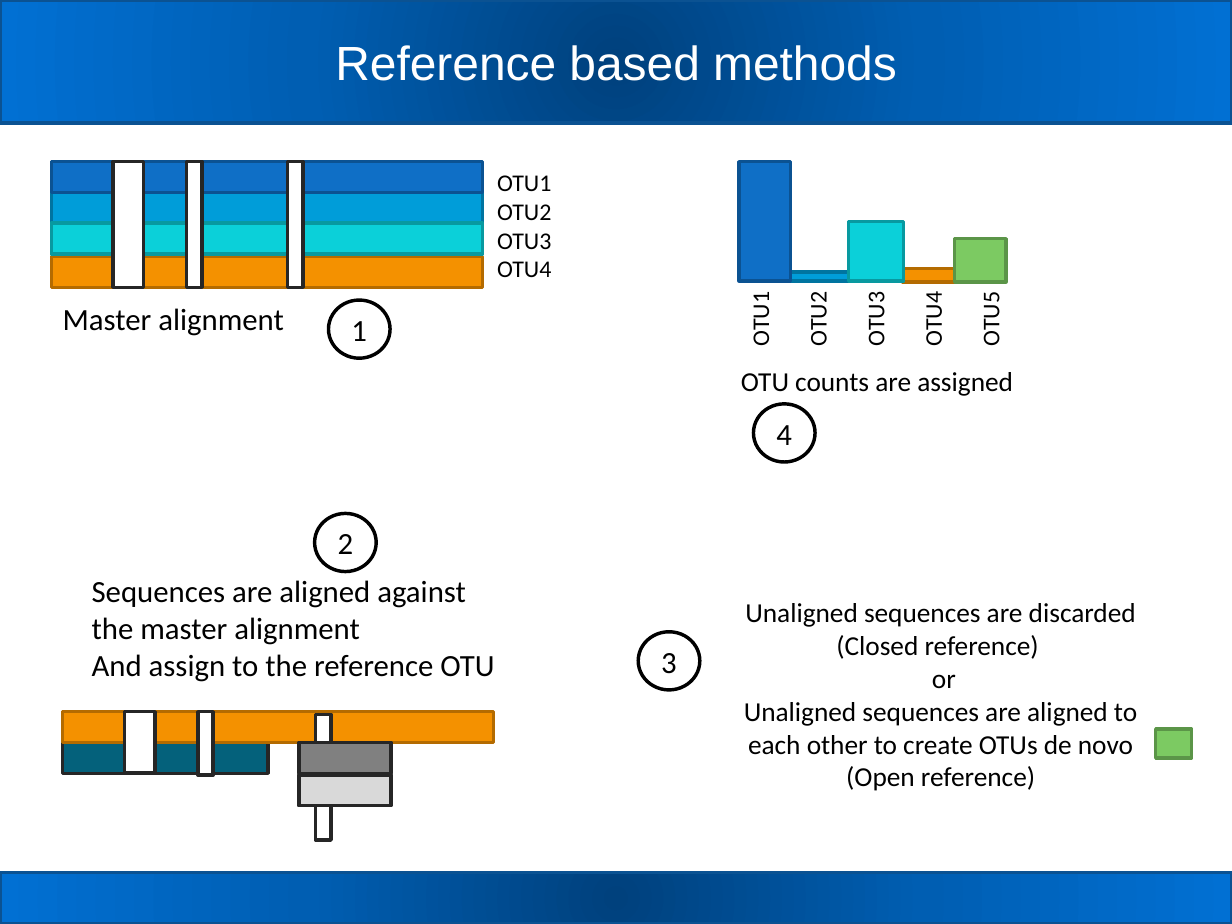
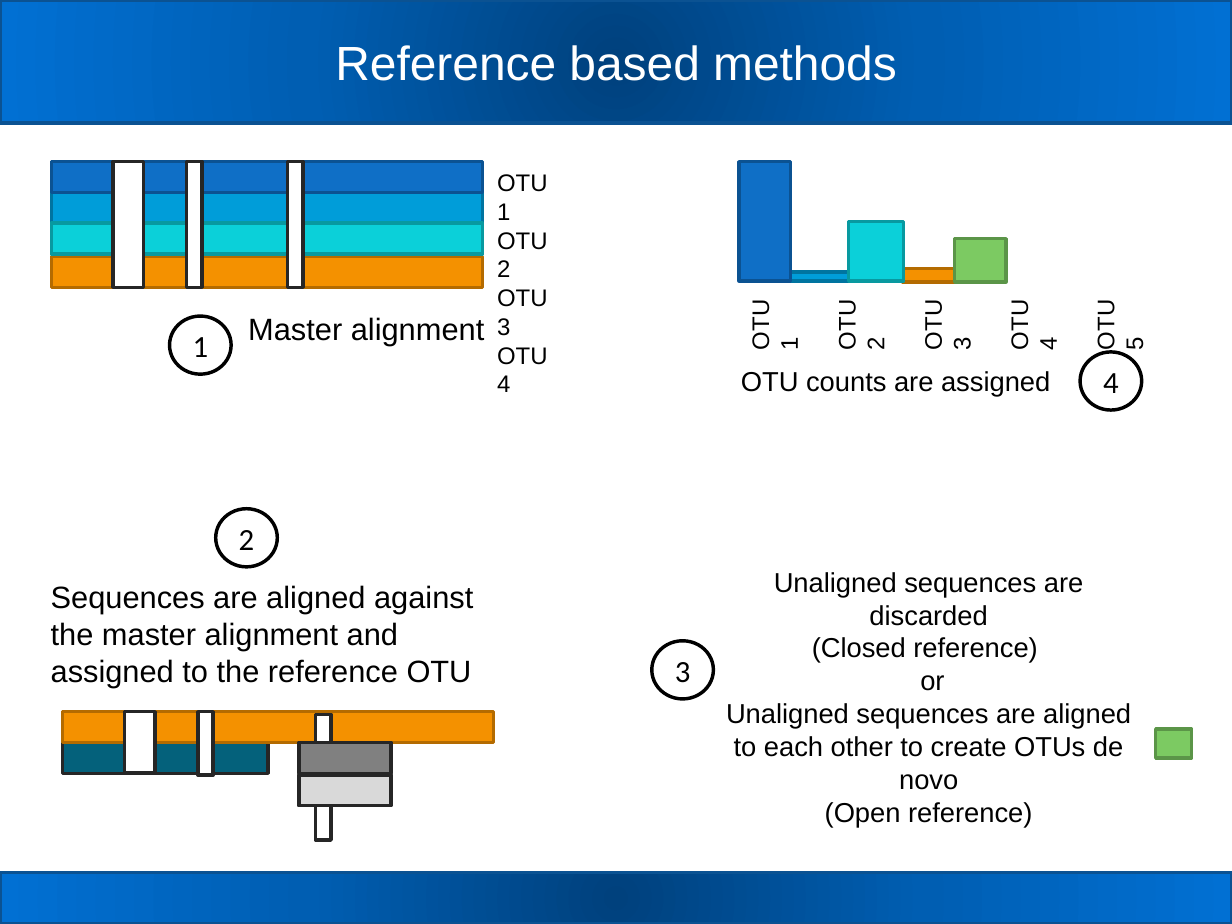
Before and after one commit to carden24/MIC506-Workshop, a slide deck: slide 32 of W2_16S_analysis.pptx (slide 31 before the commit). Drawn at 1232x924 pixels with LibreOffice and Linux fonts; fonts in the diff are those of the drawing. Boxes give left, top, right and bottom in pixels: in the first picture for what was removed or moved away, otherwise in the second. Text is boxed around its words. In the diff, an @@ line names an element or a change of style, - is before the commit and + after.

```diff
--- a/W2_16S_analysis.pptx
+++ b/W2_16S_analysis.pptx
@@ ellipse "1": place and size @@
-ellipse "1" at [329, 301, 391, 359]
+ellipse "1" at [170, 317, 232, 375]
@@ font Calibri to Arial in 5 elements at [741, 371, 1050, 397], [739, 274, 1012, 362], [485, 161, 573, 290], [726, 572, 1131, 827], [248, 317, 484, 345] @@
@@ text "Master alignment": place and size @@
-text "Master alignment" at [63, 308, 284, 336]
+text "Master alignment" at [248, 317, 484, 345]
@@ ellipse "4": place and size @@
-ellipse "4" at [754, 404, 816, 462]
+ellipse "4" at [1080, 352, 1142, 410]
@@ ellipse "2": place and size @@
-ellipse "2" at [314, 514, 376, 572]
+ellipse "2" at [216, 509, 277, 567]
@@ text "Unaligned sequences are discarded": place and size @@
-text "Unaligned sequences are discarded" at [744, 603, 1137, 791]
+text "Unaligned sequences are discarded" at [726, 572, 1131, 827]
@@ text at [51, 585, 473, 687]: text changed; font Calibri to Arial @@
-Sequences are aligned against the master alignment
-And assign to the reference OTU
+Sequences are aligned against the master alignment and assigned to the reference OTU
@@ ellipse "3": place and size @@
-ellipse "3" at [638, 632, 700, 690]
+ellipse "3" at [652, 641, 713, 699]
```
Also in this commit, not shown: 17 other slides changed, 2 slides added, 1 slide removed, 1 other file.
